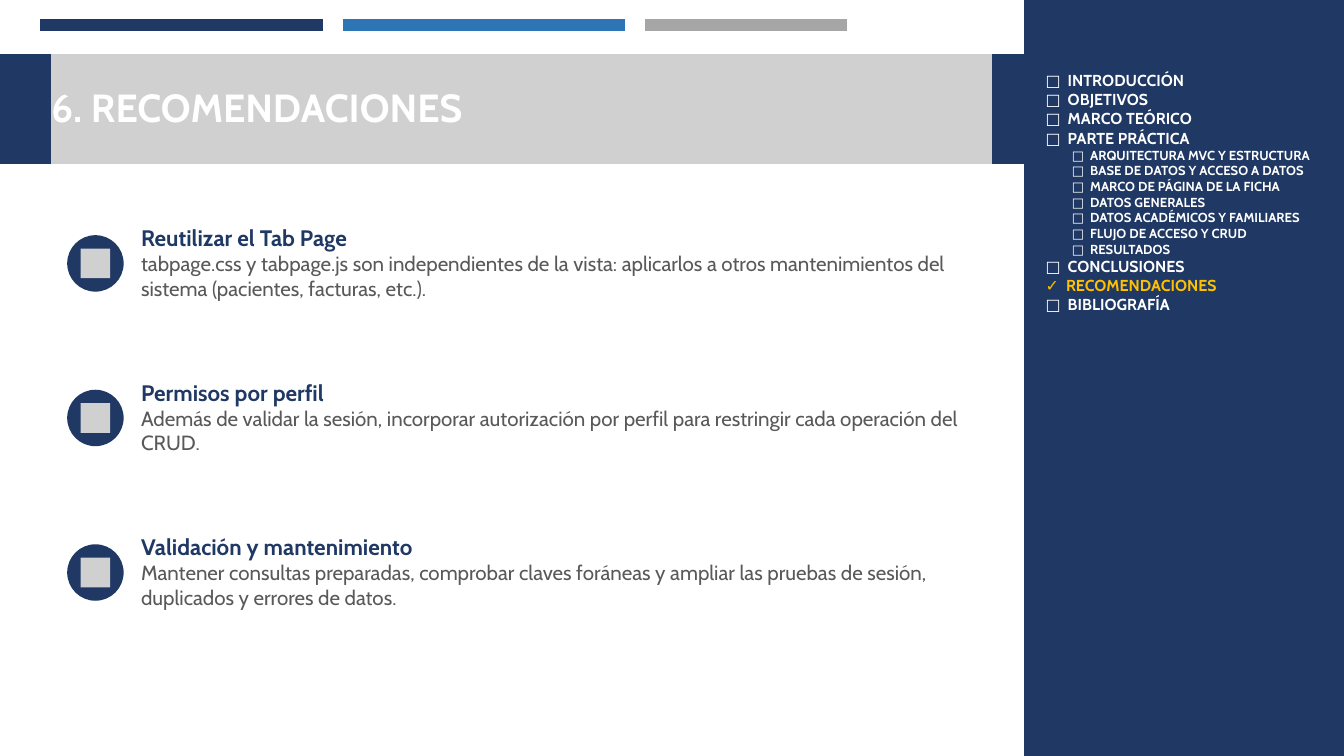
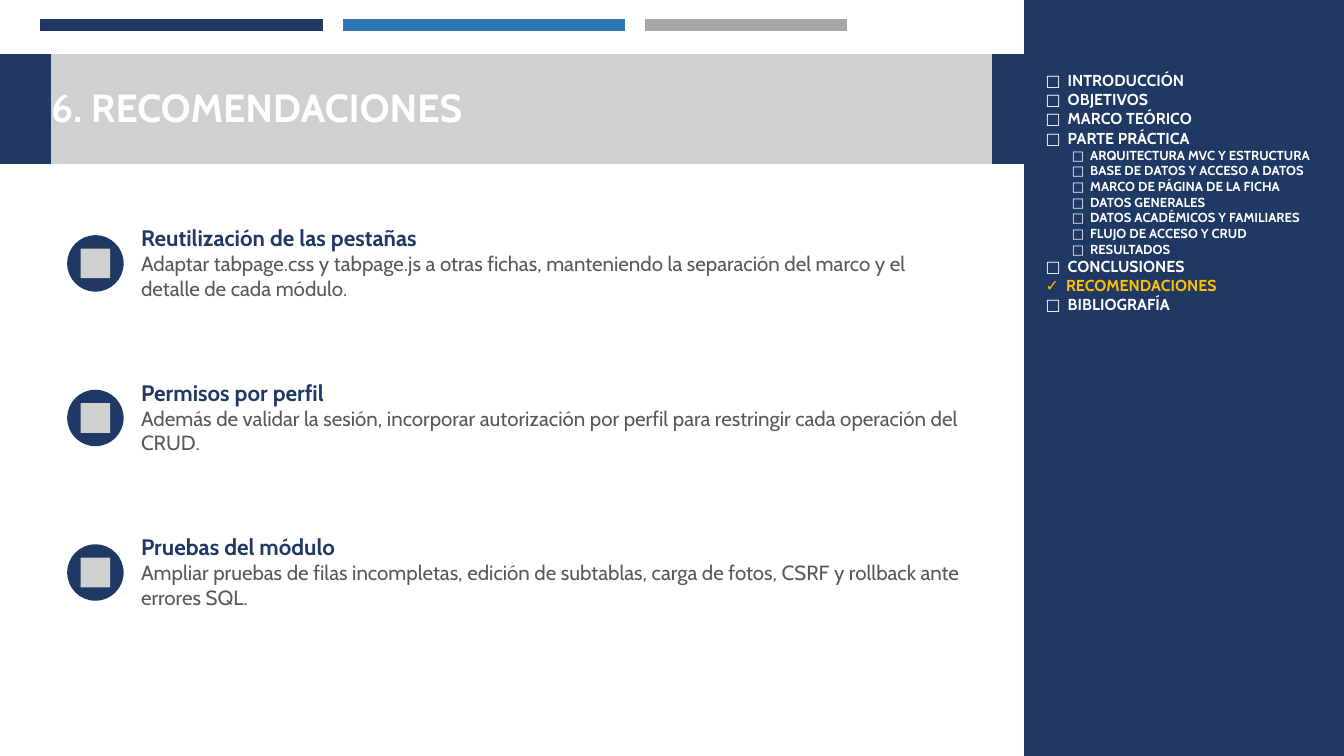
Before and after one commit to Josue-Chango/SIDH_GR02, a slide deck: slide 10 of JAVA/TABPAGE/02. DOCUMENTACION/LOGIN_CRUD_JAVA_MYSQL_GR02_FINAL.pptx. Drawn at 1344x756 pixels with LibreOffice and Linux fonts; fonts in the diff are those of the drawing; grey boxes stand for pictures. Boxes give left, top, right and bottom in pixels: in the first picture for what was removed or moved away, otherwise in the second. Text is boxed around its words. In the diff, an @@ line names an element or a change of style, - is before the commit and + after.

```diff
--- a/JAVA/TABPAGE/02. DOCUMENTACION/LOGIN_CRUD_JAVA_MYSQL_GR02_FINAL.pptx
+++ b/JAVA/TABPAGE/02. DOCUMENTACION/LOGIN_CRUD_JAVA_MYSQL_GR02_FINAL.pptx
@@ text at (141,229,905,296): text changed @@
-Reutilizar el Tab Page
-tabpage.css y tabpage.js son independientes de la vista: aplicarlos a otros mantenimientos del sistema (pacientes, facturas, etc.).
+Reutilización de las pestañas
+Adaptar tabpage.css y tabpage.js a otras fichas, manteniendo la separación del marco y el detalle de cada módulo.
@@ text at (141,538,959,606): text changed @@
-Validación y mantenimiento
-Mantener consultas preparadas, comprobar claves foráneas y ampliar las pruebas de sesión, duplicados y errores de datos.
+Pruebas del módulo
+Ampliar pruebas de filas incompletas, edición de subtablas, carga de fotos, CSRF y rollback ante errores SQL.
```
Also in this commit, not shown: 8 other slides changed.
